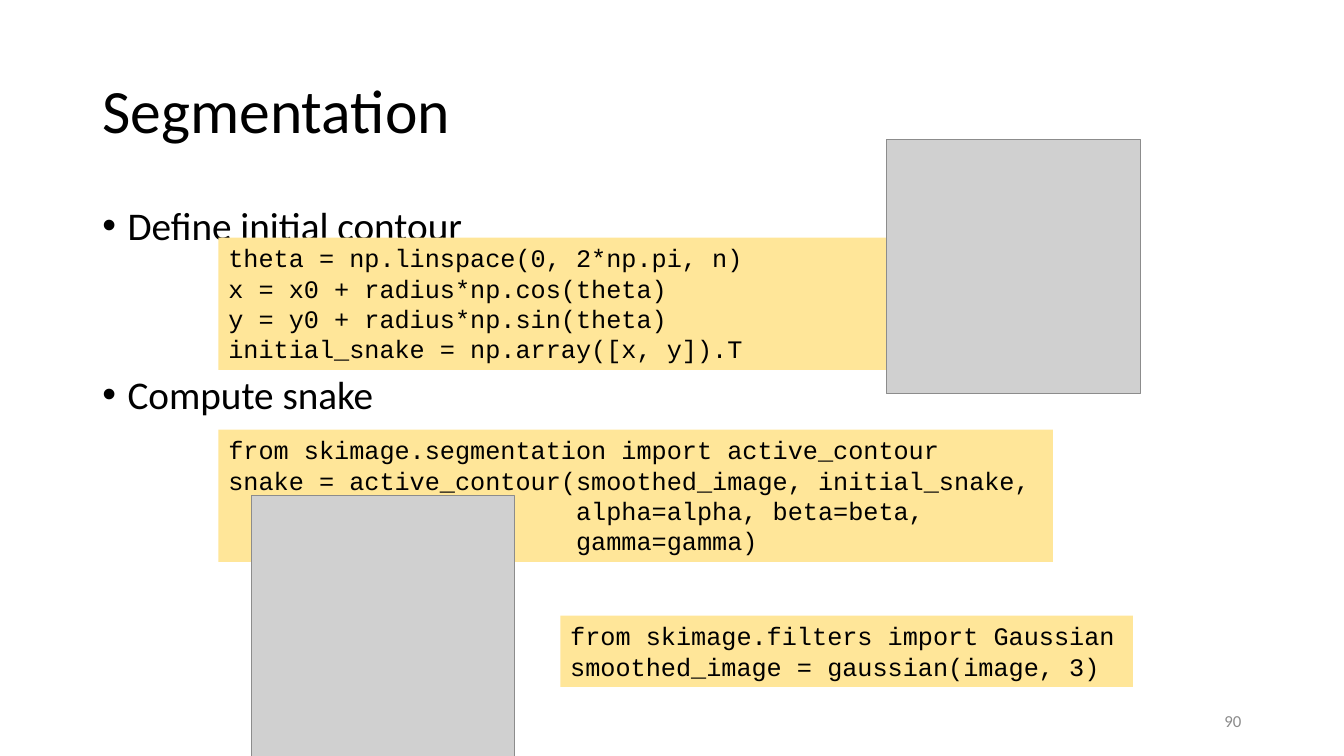
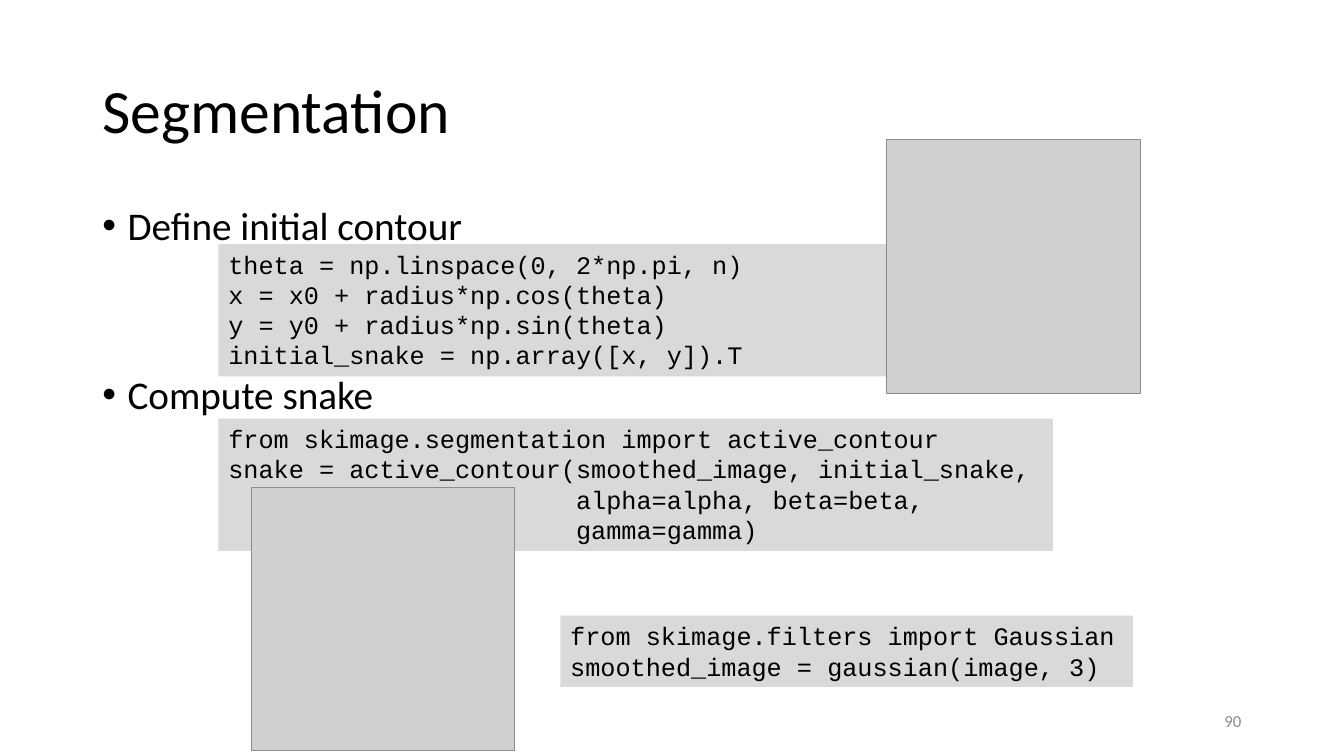
Before and after one commit to gjbex/Scientific-Python, a slide deck: slide 90 of scientific_python.pptx. Drawn at 1344x756 pixels with LibreOffice and Linux fonts; fonts in the diff are those of the drawing; grey boxes stand for pictures. Boxes give left, top, right and bottom in pixels: in the first picture for what was removed or moved away, otherwise in the second. Text is boxed around its words. In the diff, an @@ line names an element or a change of style, - is before the commit and + after.

Commit message:
Fix formatting of image and video processing section

```diff
--- a/scientific_python.pptx
+++ b/scientific_python.pptx
@@ rectangle "theta = np.linspace(0, 2*np.pi, n)": place and size @@
-rectangle "theta = np.linspace(0, 2*np.pi, n)" at box(219, 238, 1054, 370)
+rectangle "theta = np.linspace(0, 2*np.pi, n)" at box(219, 244, 1054, 376)
@@ fill #FFE699 to #D9D9D9 in 3 elements at box(561, 616, 1133, 688), box(219, 244, 1054, 376), box(219, 418, 1054, 551) @@
@@ rectangle "from skimage.segmentation import active_contour": place and size @@
-rectangle "from skimage.segmentation import active_contour" at box(219, 430, 1054, 562)
+rectangle "from skimage.segmentation import active_contour" at box(219, 418, 1054, 551)
@@ picture: place and size @@
-picture at box(251, 496, 514, 756)
+picture at box(251, 488, 514, 751)
```
Also in this commit, not shown: 5 other slides changed.
